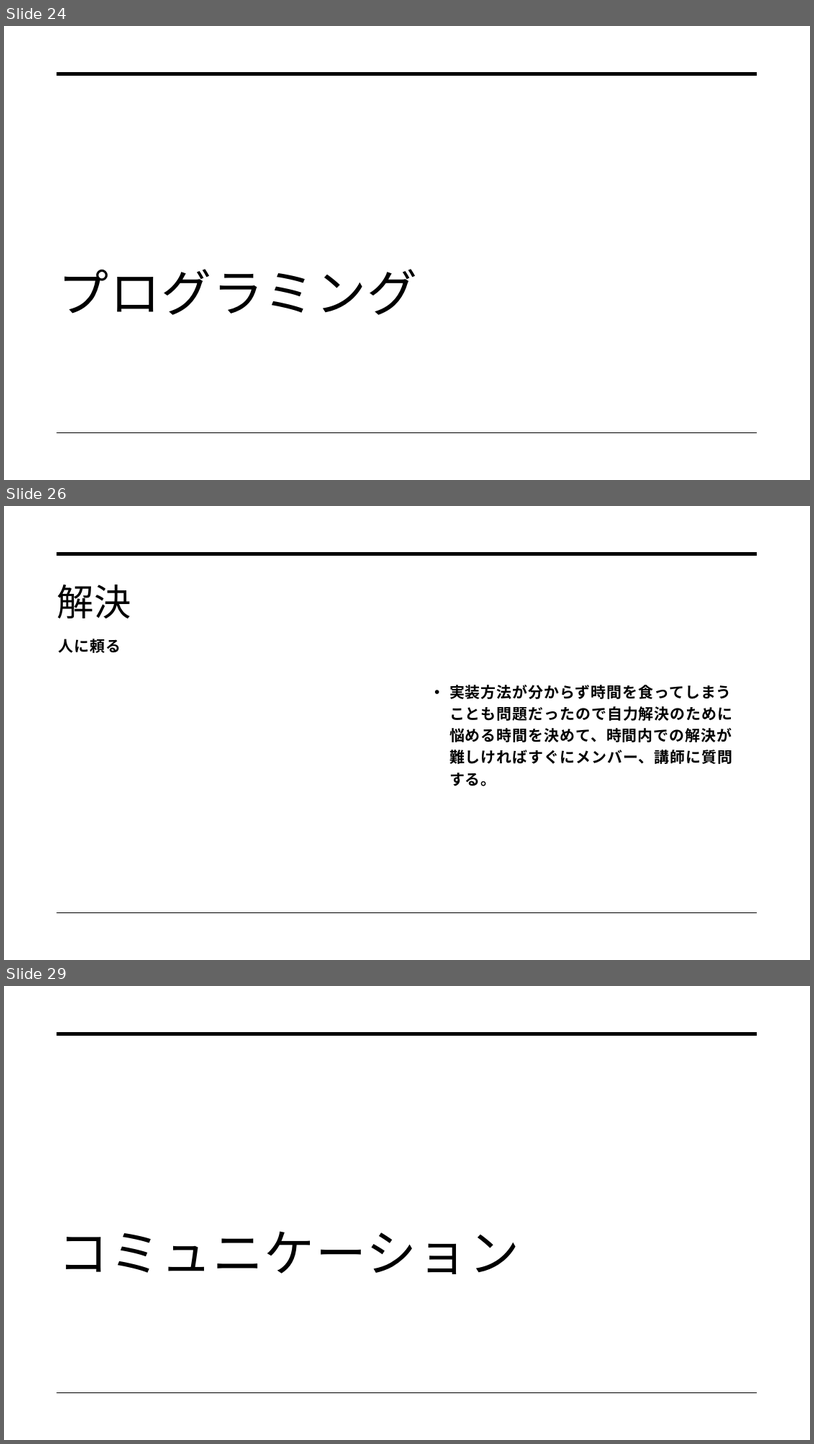
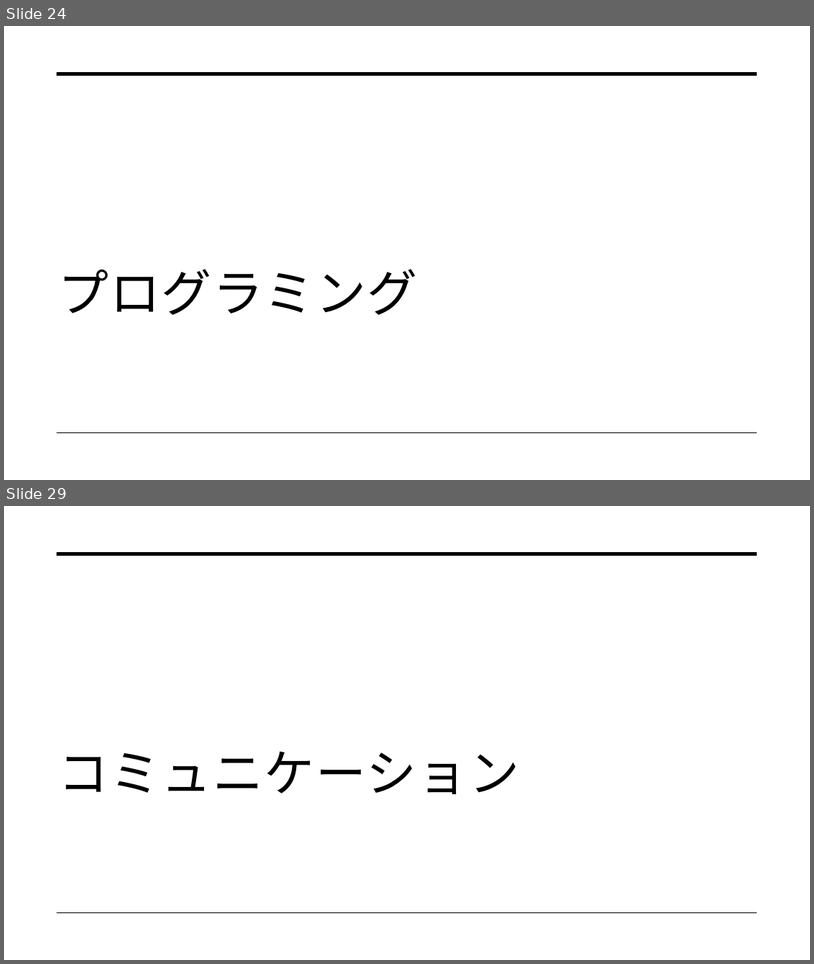
Before and after one commit to dojo2022/C-3, a slide deck: C-3_配布資料/0630_C3_発表資料.pptx. Shown one above the other, each under a label of ours: slides 24, 26 and 29 before the commit, slides 24 and 29 after it; the slides between them are not shown. The pictures are 814x1444 and 814x964 pixels, drawn with LibreOffice and Linux fonts; fonts in the diff are those of the drawing. Boxes give left, top, right and bottom in pixels: in the first picture for what was removed or moved away, otherwise in the second. Text is boxed around its words. In the diff, an @@ line names an element or a change of style, - is before the commit and + after.

```diff
--- a/C-3_配布資料/0630_C3_発表資料.pptx
+++ b/C-3_配布資料/0630_C3_発表資料.pptx
@@ slide 26 removed at bbox=[4, 506, 810, 960], background #FFFFFF; not listed: 2 template elements that a slide beside it also shows @@
@@ title removed at bbox=[57, 584, 131, 618] @@
-解決
@@ text removed at bbox=[59, 638, 121, 653] @@
-人に頼る
@@ text removed at bbox=[450, 685, 733, 786] @@
-• 実装方法が分からず時間を食ってしまうことも問題だったので自力解決のために悩める時間を決めて、時間内での解決が難しければすぐにメンバー、講師に質問する。
```
Also in this commit, not shown: 2 slides changed, 8 slides added, 1 other slide removed.
